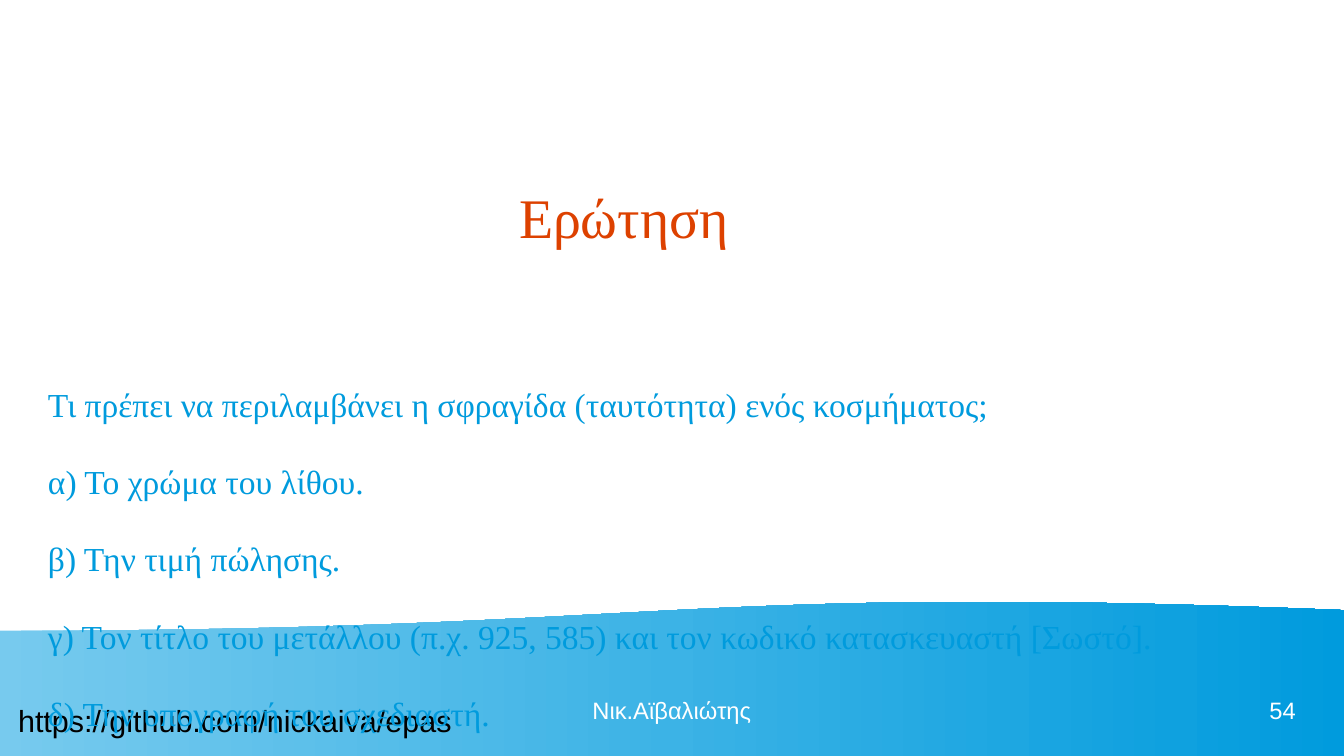
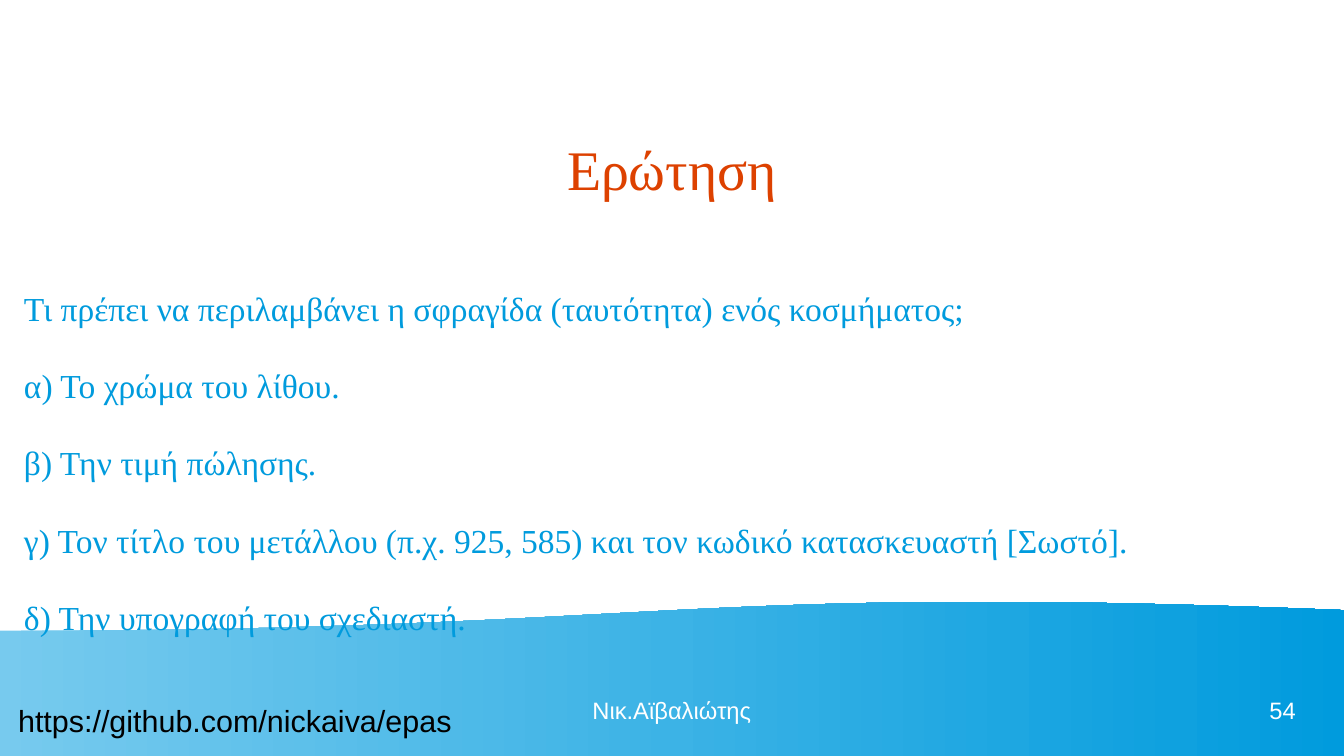
Before and after one commit to nickaiva/epas, a slide deck: slide 54 of ΠΕΡΙΒΑΛΛΟΝ ΕΡΓΑΣΙΑΣ.odp. Drawn at 1344x756 pixels with LibreOffice and Linux fonts; fonts in the diff are those of the drawing. Boxes give left, top, right and bottom in pixels: in the first picture for what was removed or moved away, otherwise in the second. Text is boxed around its words. In the diff, an @@ line names an element or a change of style, - is before the commit and + after.

```diff
--- a/ΠΕΡΙΒΑΛΛΟΝ ΕΡΓΑΣΙΑΣ.odp
+++ b/ΠΕΡΙΒΑΛΛΟΝ ΕΡΓΑΣΙΑΣ.odp
@@ title "Ερώτηση": place and size @@
-title "Ερώτηση" at [519, 198, 729, 249]
+title "Ερώτηση" at [567, 150, 777, 201]
@@ text "Τι πρέπει να περιλαμβάνει η ..." rewrapped from [48, 393, 988, 732] to [24, 297, 1128, 637] @@
```
Also in this commit, not shown: 5 other slides changed, 1 other file.
